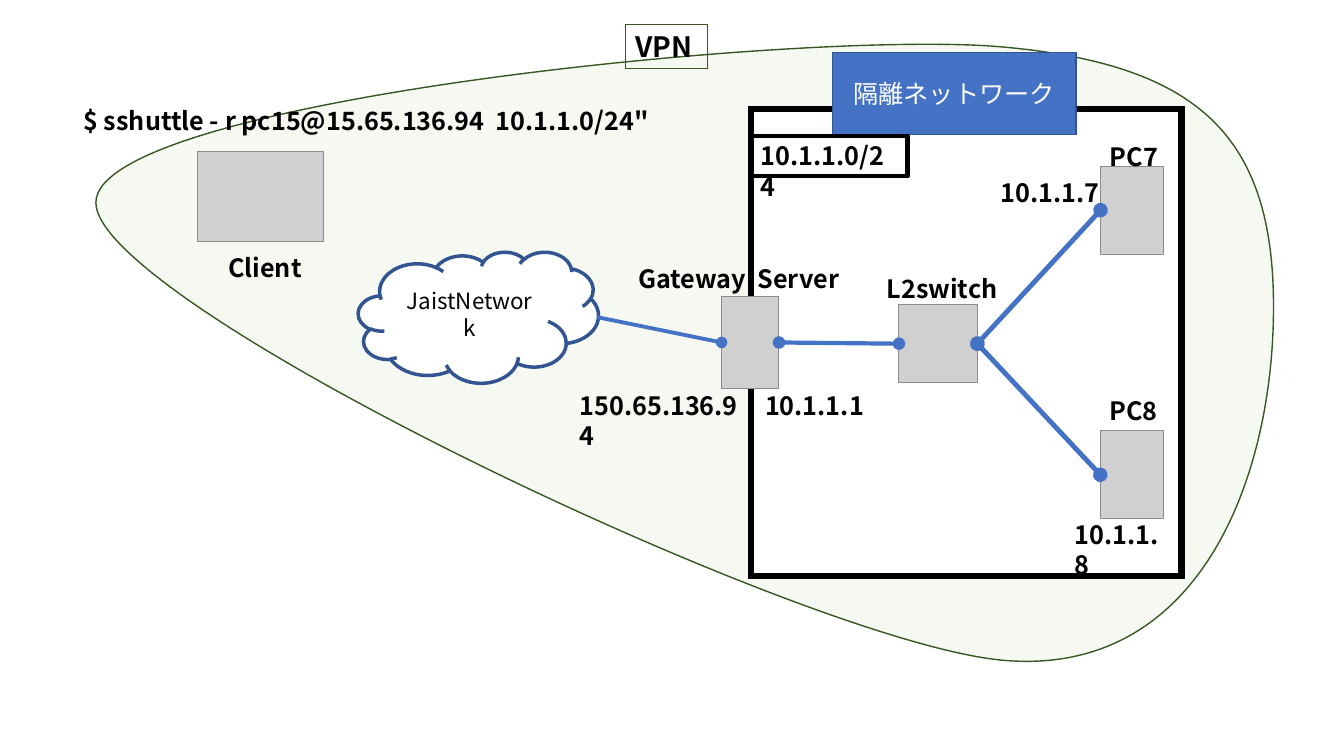
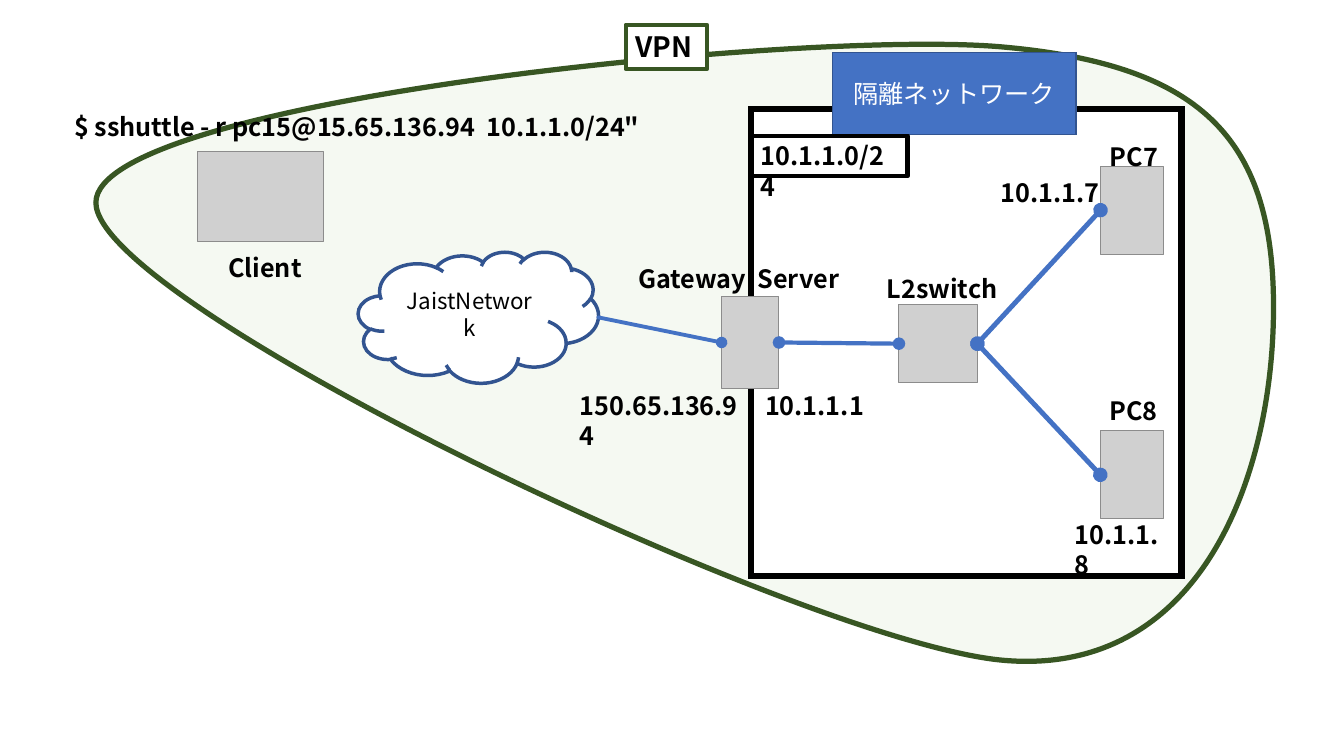
Before and after one commit to Alice-to-Bob/Graduate_School, a slide deck: slide 22 of SUBTHEME/graphs/network_archtecture.pptx. Drawn at 1344x756 pixels with LibreOffice and Linux fonts; fonts in the diff are those of the drawing; grey boxes stand for pictures. Boxes give left, top, right and bottom in pixels: in the first picture for what was removed or moved away, otherwise in the second. Text is boxed around its words. In the diff, an @@ line names an element or a change of style, - is before the commit and + after.

```diff
--- a/SUBTHEME/graphs/network_archtecture.pptx
+++ b/SUBTHEME/graphs/network_archtecture.pptx
@@ rectangle "VPN" at (x1=626, y1=25, x2=708, y2=70): fill none to #FFFFFF; outline #385723 0.75 pt to #385723 3 pt @@
@@ freeform shape at (x1=96, y1=44, x2=1273, y2=661): outline #385723 1 pt to #385723 3.75 pt @@
@@ text "$ sshuttle - r pc15@15.65.136.94 ..." moved from (x1=104, y1=104, x2=649, y2=136) to (x1=95, y1=110, x2=640, y2=142) @@
```
Also in this commit, not shown: 1 other slide changed, 10 other files.
